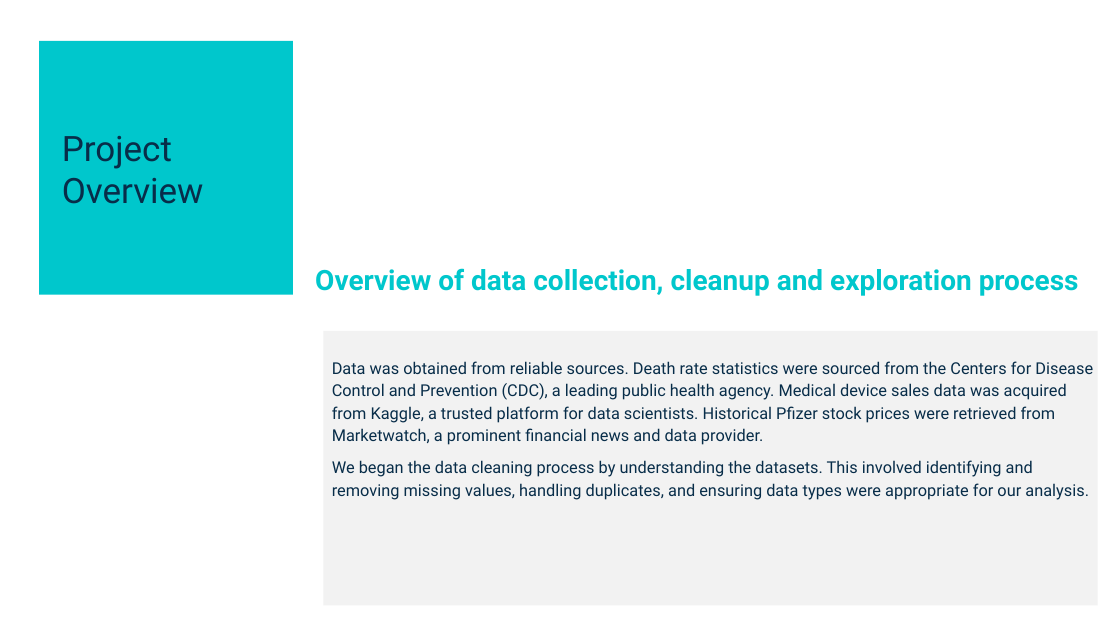
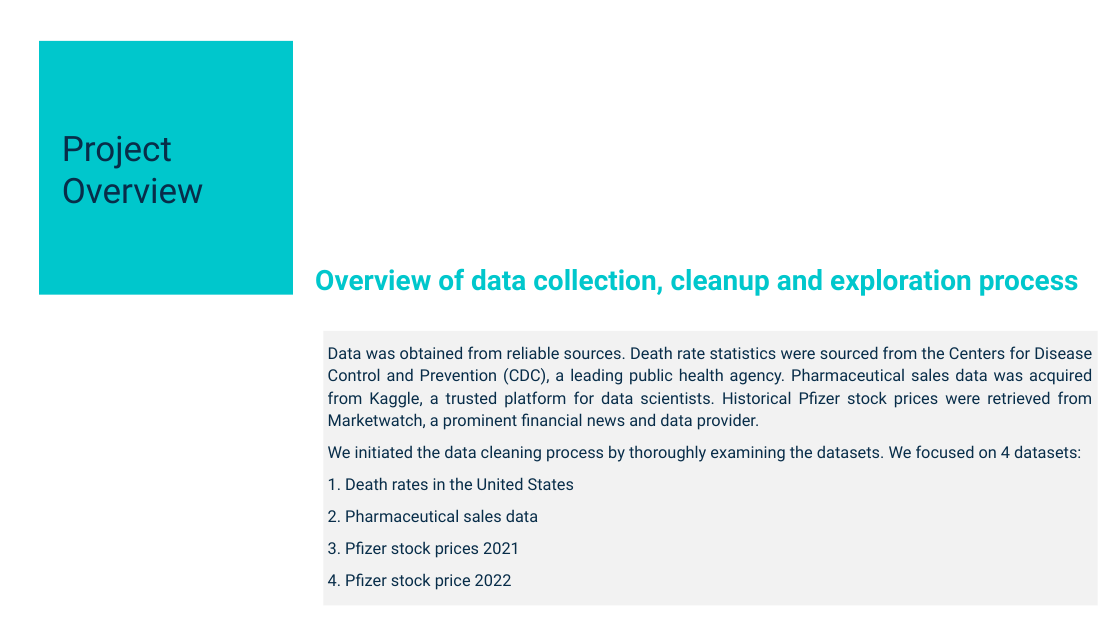
Before and after one commit to Birdfeathers/Project1--Healthcare_Devices, a slide deck: slide 4 of AI_Bootcamp_Project_1_Template - DRAFT FOR REVIEW 10.17.24.pptx. Drawn at 1120x630 pixels with LibreOffice and Linux fonts; fonts in the diff are those of the drawing. Boxes give left, top, right and bottom in pixels: in the first picture for what was removed or moved away, otherwise in the second. Text is boxed around its words. In the diff, an @@ line names an element or a change of style, - is before the commit and + after.

```diff
--- a/AI_Bootcamp_Project_1_Template - DRAFT FOR REVIEW 10.17.24.pptx
+++ b/AI_Bootcamp_Project_1_Template - DRAFT FOR REVIEW 10.17.24.pptx
@@ text at [328, 346, 1093, 590]: text changed @@
-Data was obtained from reliable sources. Death rate statistics were sourced from the Centers for Disease Control and Prevention (CDC), a leading public health agency. Medical device sales data was acquired from Kaggle, a trusted platform for data scientists. Historical Pfizer stock prices were retrieved from Marketwatch, a prominent financial news and data provider.
-We began the data cleaning process by understanding the datasets. This involved identifying and removing missing values, handling duplicates, and ensuring data types were appropriate for our analysis.
+Data was obtained from reliable sources. Death rate statistics were sourced from the Centers for Disease Control and Prevention (CDC), a leading public health agency. Pharmaceutical sales data was acquired from Kaggle, a trusted platform for data scientists. Historical Pfizer stock prices were retrieved from Marketwatch, a prominent financial news and data provider.
+We initiated the data cleaning process by thoroughly examining the datasets. We focused on 4 datasets:
+1. Death rates in the United States
+2. Pharmaceutical sales data
+3. Pfizer stock prices 2021
+4. Pfizer stock price 2022
```
Also in this commit, not shown: 8 other slides changed, 4 slides added, 2 slides removed, 1 other file.
